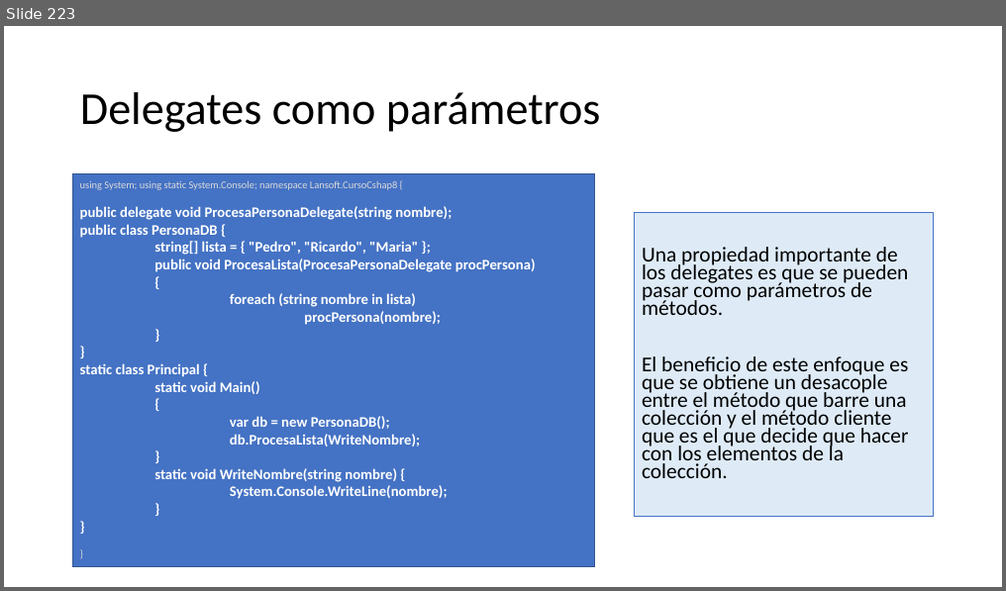
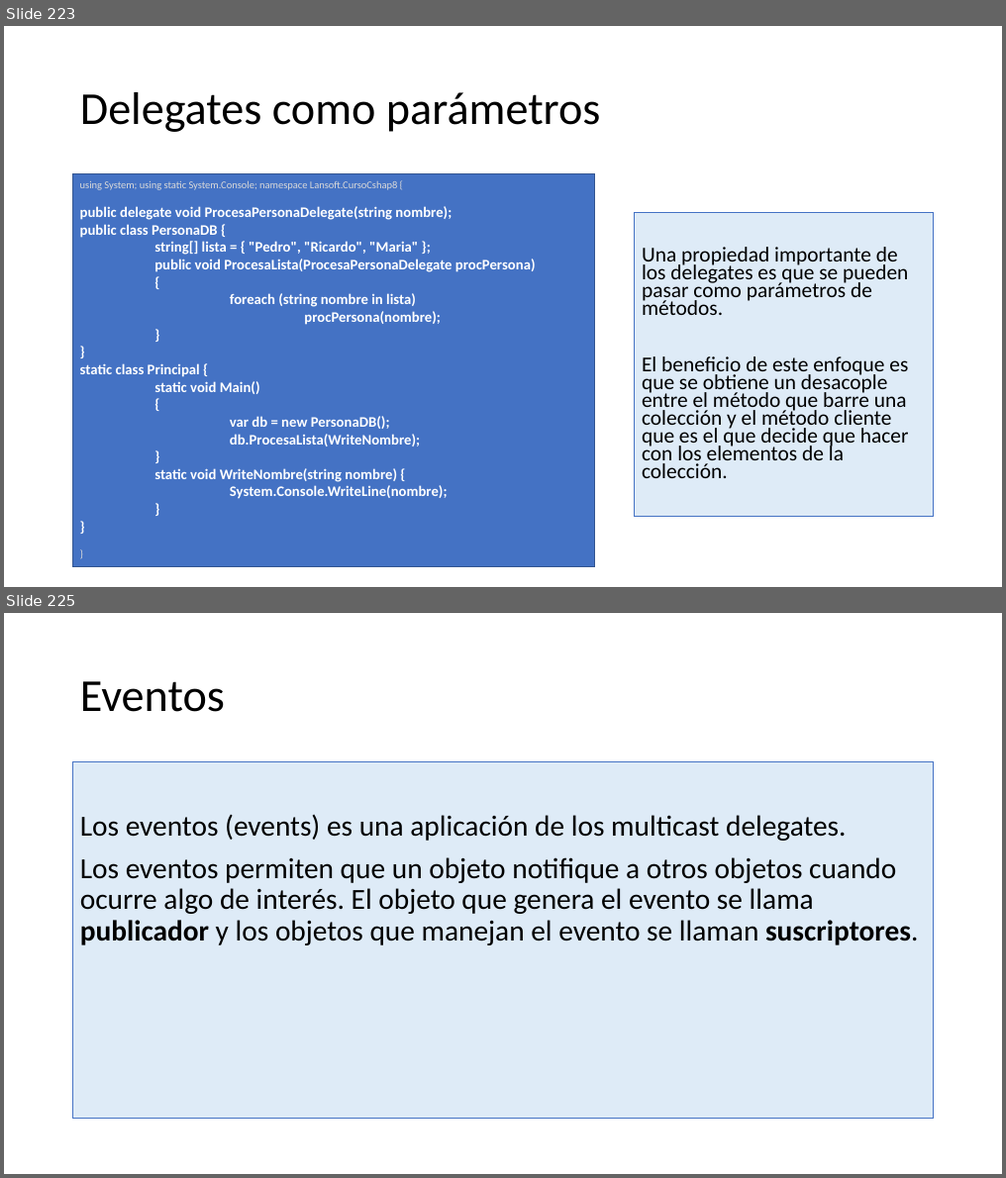
Before and after one commit to AlbertOsinaga/CursoCSharp__8, a slide deck: CSharpQuickReferencia.pptx. Shown one above the other, each under a label of ours: slide 223 before the commit, slides 223 and 225 after it; the slides between them are not shown. The pictures are 1006x591 and 1006x1178 pixels, drawn with LibreOffice and Linux fonts; fonts in the diff are those of the drawing. Boxes give left, top, right and bottom in pixels: in the first picture for what was removed or moved away, otherwise in the second. Text is boxed around its words. In the diff, an @@ line names an element or a change of style, - is before the commit and + after.

```diff
--- a/CSharpQuickReferencia.pptx
+++ b/CSharpQuickReferencia.pptx
@@ slide 225 added at [4,613,1002,1174], background #FFFFFF @@
@@ title added at [80,681,225,712], 44 pt, text #000000 @@
+Eventos
@@ text added at [73,762,934,1119], fill #DEEBF7, outline #4472C4 0.75 pt, 28 pt, text #000000 @@
+Los eventos (events) es una aplicación de los multicast delegates.
+Los eventos permiten que un objeto notifique a otros objetos cuando ocurre algo de interés. El objeto que genera el evento se llama publicador y los objetos que manejan el evento se llaman suscriptores.
```
Also in this commit, not shown: 6 other slides added, 1 other file.
